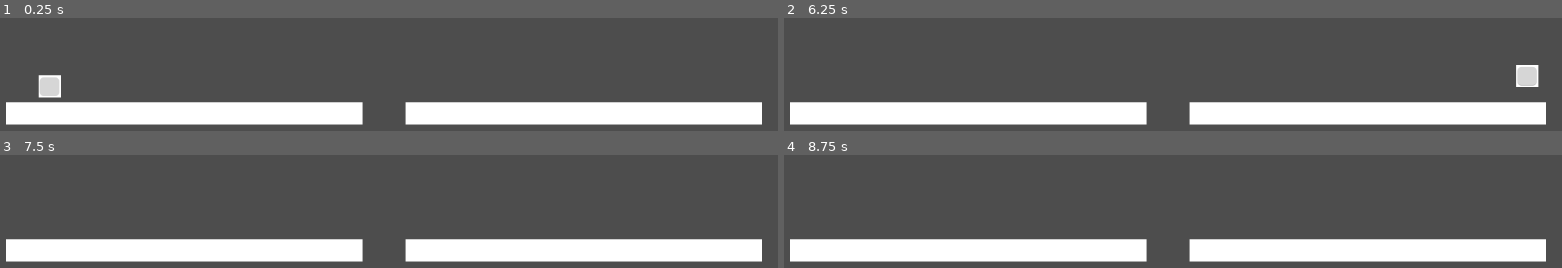
Above: before the commit, frames 1-4 (two rows, left to right).
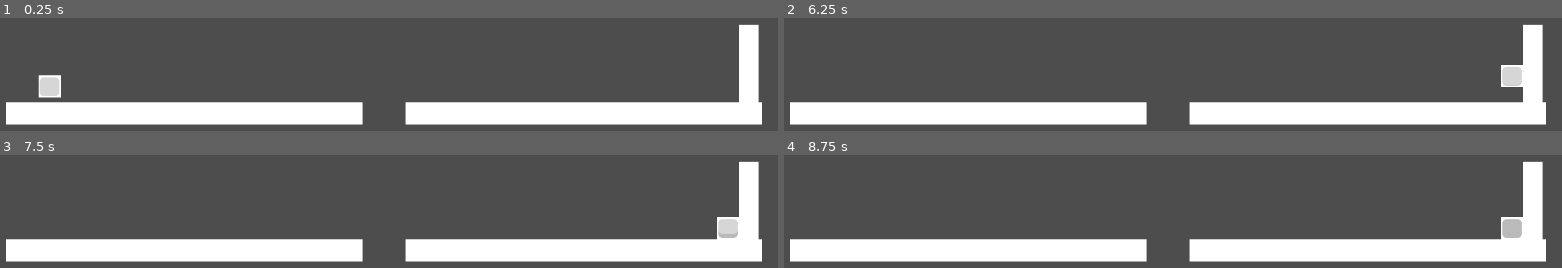
Above: after the commit, the same moments.

Repository: dmbsk/godot-wildjam-80
Game: Godot game, scene res://main.tscn
The game is run twice, just before and just after one commit, with the same random seed, the same clock (stepped at 60 frames per second) and the same inputs.
Inputs:
- Up to frame 1 (0.25 s): no input
- Up to frame 2 (6.25 s): no input
- Up to frame 3 (7.5 s): no input
- Up to frame 4 (8.75 s): no input

The runs differ from the first frame. In frame 1, 1.8% of the frame differs, in the area x 94-98%, y 5-76%; in frame 2, 2.1%; in frame 3, 2.4%, in the area x 92-98%, y 5-76%; in frame 4, 2.4%.

Commit message:
wip: enums

Diff:
--- /dev/null
+++ b/finish-point/finish_point.base.gd
@@ -0,0 +1,15 @@
+extends Area2D
+
+@export var exit_for: FlamingoResource
+
+func _ready():
+    area_exited.connect(handle_area_exit)
+    area_entered.connect(handle_area_enter)
+
+func handle_area_exit(area: Area2D):
+    print("something exited", area)
+    pass
+
+func handle_area_enter(area: Area2D):
+    print("something entered", area)
+    pass
--- /dev/null
+++ b/finish-point/finish_point.base.tscn
@@ -0,0 +1,18 @@
+[gd_scene load_steps=5 format=3 uid="uid://bbug08yxwckqs"]
+
+[ext_resource type="Script" uid="uid://6co6hco2qbaq" path="res://finish-point/finish_point.base.gd" id="1_0kkjl"]
+[ext_resource type="Texture2D" uid="uid://b4vgxi2j0cys5" path="res://sprites/plain_white.png" id="2_1mtym"]
+[ext_resource type="Resource" uid="uid://dsrbb4psuo0u1" path="res://flamingo/red/flamingo-red.resource.tres" id="2_12aa2"]
+
+[sub_resource type="RectangleShape2D" id="RectangleShape2D_o8m1w"]
+size = Vector2(32, 32)
+
+[node name="FinishPoint" type="Area2D"]
+script = ExtResource("1_0kkjl")
+exit_for = ExtResource("2_12aa2")
+
+[node name="CollisionShape2D" type="CollisionShape2D" parent="."]
+shape = SubResource("RectangleShape2D_o8m1w")
+
+[node name="PlainWhite" type="Sprite2D" parent="."]
+texture = ExtResource("2_1mtym")
--- /dev/null
+++ b/flamingo/flamingo-groups.resource.gd
@@ -0,0 +1,21 @@
+extends Resource
+
+class_name FlamingoType
+
+enum Type {
+    RED,
+    BLUE,
+    GREEN
+}
+
+enum CollisionLayer {
+    FIRST = 9,
+    SECOND = 10,
+    THIRD = 11
+}
+
+enum CollisionMask {
+    RED = 9,
+    GREEN = 10,
+    BLUE = 11
+}
--- a/flamingo/flamingo.base.gd
+++ b/flamingo/flamingo.base.gd
@@ -12,34 +12,33 @@
 var can_jump: bool = false
 
 func _ready() -> void:
-	jump_timer.start(jump_interval)
-	jump_timer.timeout.connect(handle_jump_timeout)
+    jump_timer.start(jump_interval)
+    jump_timer.timeout.connect(handle_jump_timeout)
 
-	jump_progress.max_value = jump_interval
+    jump_progress.max_value = jump_interval
 
 func start_stop_timer() -> void:
-	if(is_on_floor()):
-		jump_timer.paused = false
-		return
+    if(is_on_floor()):
+        jump_timer.paused = false
+        return
 
-	jump_timer.paused = true
-
+    jump_timer.paused = true
 
 func _physics_process(delta: float) -> void:
-	start_stop_timer()
-	velocity.y += delta * gravity;
-	velocity.x = delta * speed;
+    start_stop_timer()
+    velocity.y += delta * gravity;
+    velocity.x = delta * speed;
 
-	if(can_jump):
-		jump(delta);
+    if(can_jump):
+        jump(delta);
 
-	jump_progress.value = jump_timer.time_left
-	print(jump_progress.value)
-	move_and_slide()
+    jump_progress.value = jump_timer.time_left
+    print(jump_progress.value)
+    move_and_slide()
 
 func handle_jump_timeout():
-	can_jump = true
+    can_jump = true
 
 func jump(_delta: float):
-	velocity.y = -jump_height;
-	can_jump = false;
+    velocity.y = -jump_height;
+    can_jump = false;
--- /dev/null
+++ b/flamingo/flamingo.resource.gd
@@ -0,0 +1,9 @@
+extends Resource
+
+class_name FlamingoResource
+
+@export var flamingoType: FlamingoType.Type = FlamingoType.Type.RED
+
+func set_collisions(collision_object: CollisionObject2D):
+    collision_object.collision_layer = FlamingoType.CollisionLayer[FlamingoType.Type.keys()[flamingoType]]
+    pass
--- /dev/null
+++ b/flamingo/red/flamingo-blue.resource.tres
@@ -0,0 +1,8 @@
+[gd_resource type="Resource" script_class="FlamingoResource" load_steps=2 format=3 uid="uid://dw8rgt5hamdji"]
+
+[ext_resource type="Script" uid="uid://cfuvaturhrjhy" path="res://flamingo/flamingo.resource.gd" id="1_oh5or"]
+
+[resource]
+script = ExtResource("1_oh5or")
+flamingoType = 1
+metadata/_custom_type_script = "uid://cfuvaturhrjhy"
--- /dev/null
+++ b/flamingo/red/flamingo-green.resource.tres
@@ -0,0 +1,8 @@
+[gd_resource type="Resource" script_class="FlamingoResource" load_steps=2 format=3 uid="uid://baaevuk7rqrlg"]
+
+[ext_resource type="Script" uid="uid://cfuvaturhrjhy" path="res://flamingo/flamingo.resource.gd" id="1_uoi0l"]
+
+[resource]
+script = ExtResource("1_uoi0l")
+flamingoType = 1
+metadata/_custom_type_script = "uid://cfuvaturhrjhy"
--- /dev/null
+++ b/flamingo/red/flamingo-red.resource.tres
@@ -0,0 +1,8 @@
+[gd_resource type="Resource" script_class="FlamingoResource" load_steps=2 format=3 uid="uid://dsrbb4psuo0u1"]
+
+[ext_resource type="Script" uid="uid://cfuvaturhrjhy" path="res://flamingo/flamingo.resource.gd" id="1_a2uqr"]
+
+[resource]
+script = ExtResource("1_a2uqr")
+flamingoType = 2
+metadata/_custom_type_script = "uid://cfuvaturhrjhy"
--- a/main.tscn
+++ b/main.tscn
@@ -1,10 +1,13 @@
-[gd_scene load_steps=4 format=3 uid="uid://gic1tqrtvdwo"]
+[gd_scene load_steps=5 format=3 uid="uid://gic1tqrtvdwo"]
 
 [ext_resource type="Texture2D" uid="uid://b4vgxi2j0cys5" path="res://sprites/plain_white.png" id="1_ig7tw"]
 [ext_resource type="PackedScene" uid="uid://bakeyxvr44mcd" path="res://flamingo/flamingo.base.tscn" id="2_0xm2m"]
 
 [sub_resource type="RectangleShape2D" id="RectangleShape2D_0xm2m"]
 size = Vector2(32, 32)
+
+[sub_resource type="RectangleShape2D" id="RectangleShape2D_h2yge"]
+size = Vector2(1.77071, 112)
 
 [node name="Main" type="Node2D"]
 
@@ -32,3 +35,16 @@
 
 [node name="CollisionShape2D" type="CollisionShape2D" parent="PlainWhite2"]
 shape = SubResource("RectangleShape2D_0xm2m")
+
+[node name="PlainWhite3" type="StaticBody2D" parent="."]
+position = Vector2(304, 144)
+scale = Vector2(16.0532, 1)
+
+[node name="PlainWhite2" type="Sprite2D" parent="PlainWhite3"]
+position = Vector2(14.3406, 48)
+scale = Vector2(0.0553347, 3.5)
+texture = ExtResource("1_ig7tw")
+
+[node name="CollisionShape2D" type="CollisionShape2D" parent="PlainWhite3"]
+position = Vector2(14.3406, 48)
+shape = SubResource("RectangleShape2D_h2yge")
Not shown, added: finish-point/finish_point.base.gd.uid
Not shown, added: flamingo/flamingo-groups.resource.gd.uid
Not shown, added: flamingo/flamingo.resource.gd.uid
